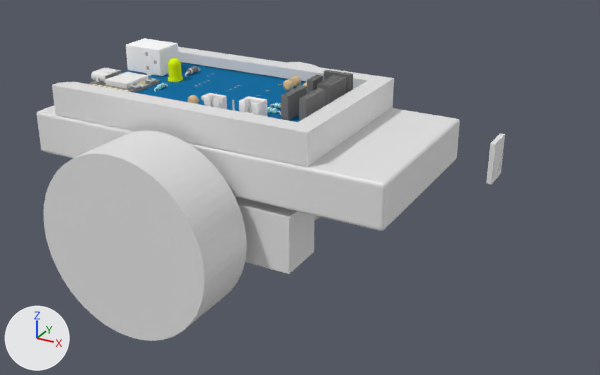
The Blender file 3D-parts/rover.blend as it was, and as the next commit left it.
Before and after are seen from a 50 mm camera at (166.1, -242.9, 126.8) aimed at (32.5, -0.1, 5.4). Arrows for +X, +Y and +Z are at lower left; the lights stay in place. The first picture is the older version.

The older version as bpy lines, for what is in view:
```python
ob_cube = bpy.data.objects.new('Cube', me_cube_001)
ob_cube.location = (9.8, 0.0, 21.4)
ob_cube_003 = bpy.data.objects.new('Cube.003', me_cube_002)
ob_cube_003.location = (2.0, 0.0, 31.4)
ob_cube_003.scale = (105.0, 67.0, 3.69)
ob_cube_004 = bpy.data.objects.new('Cube.004', me_cube)
ob_cube_004.location = (0.0, 0.0, 12.4)
ob_cube_004.scale = (-24.0, 33.3, 1.0)
ob_cylinder_002 = bpy.data.objects.new('Cylinder.002', me_cylinder_007)
ob_cylinder_002.location = (0.0, -46.3, 0.0)
ob_cylinder_002.rotation_euler = (1.571, 0.0, 0.0)  # degrees (90, 0, 0)
ob_cylinder_002.scale = (9.4, 9.4, 24.0)
ob_pcb = bpy.data.objects.new('PCB', me_3d_pcb1_2026_09_22)
ob_pcb.location = (0.0, 0.0, 26.1)
ob_tof = bpy.data.objects.new('ToF', me_cube_008)
ob_tof.location = (102.7, 0.0, 30.0)
ob_tof.scale = (1.56, 10.5, 13.5)
# also in view: 'Cube.001' at (14.0, -28.2, 0.0)
```
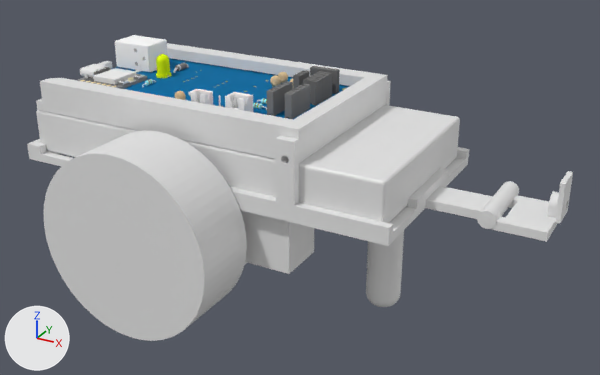
Location of each change, [x1, y1, x2, y2] in pixels of the pictures (600 x 375 px):
'Cube', moved: before [37, 105, 460, 231]; after [36, 105, 460, 223]
'Cube.003', reshaped, moved: before [52, 47, 394, 167]; after [40, 43, 388, 163]
'PCB', moved: before [89, 38, 353, 122]; after [78, 35, 350, 120]
'Cube.004', reshaped, moved, rescaled (not visible before): after [27, 81, 512, 246]
'Cylinder.006', added: after [477, 185, 559, 242]
'Cylinder.004', added: after [366, 231, 404, 307]
'ToF', moved: before [486, 133, 505, 185]; after [555, 171, 573, 224]
'Cylinder.003', added: after [482, 181, 519, 224]
'Cylinder.008', added (mostly hidden): after [36, 61, 113, 111]

What changed in the scene script:
```text
Change me_cube_002:
    used by ob_cube_003; location = (2.0, 0.0, 31.4); scale = (105.0, 67.0, 3.69)
    remove me_cube_002.from_pydata(...)  # 112 vertices, 110 faces; spans x -0.5..0.49, y -0.5..0.5, z -0.5..2.53
    add me_cube_002.from_pydata(...)  # 392 vertices, 248 faces; spans x -0.5..0.52, y -0.51..0.51, z -0.5..2.53
    me_cube_002 part 1: 112 vertices removed from x -0.5..0.49, y -0.5..0.5, z -0.5..2.53; 392 vertices added at x -0.5..0.52, y -0.51..0.51, z -0.5..2.53
Change me_cube:
    used by ob_cube_004; location = (0.0, 0.0, 12.4); scale = (-24.0, 33.3, 1.0)
    remove me_cube.from_pydata(...)  # 8 vertices, 6 faces; spans x -1.0..1.0, y -1.0..1.0, z -1.0..1.0
    add me_cube.from_pydata(...)  # 865 vertices, 621 faces; spans x -1.41..1.05, y -1.1..1.09, z -1.19..26.03
    me_cube part 2: 8 vertices removed from x -1.0..1.0, y -1.0..1.0, z -1.0..1.0; 865 vertices added at x -1.41..1.05, y -1.1..1.09, z -1.19..26.03
Add me_cylinder_001:
    me_cylinder_001.from_pydata(...)  # 148 vertices, 86 faces; spans x -7.6..1.7, y -1.7..67.5, z -1.8..1.0
Add me_cylinder_005:
    me_cylinder_005.from_pydata(...)  # 1264 vertices, 929 faces; spans x -0.5..3.16, y -0.5..1.16, z -4.18..0.5
Add me_cylinder_003:
    me_cylinder_003.from_pydata(...)  # 896 vertices, 804 faces; spans x -6.2..6.2, y -6.2..6.2, z -22.1..22.1
Add me_cylinder_002:
    me_cylinder_002.from_pydata(...)  # 320 vertices, 258 faces; spans x -1.0..1.0, y -1.0..1.0, z -0.5..0.34
Change ob_pcb:
    ob_pcb.location: (0.0, 0.0, 26.1) -> (-5.5, 0.0, 26.9)
Change ob_tof:
    ob_tof.location: (102.7, 0.0, 30.0) -> (124.6, 1.2, 21.1)
Change ob_cube:
    ob_cube.location: (9.8, 0.0, 21.4) -> (9.8, 0.0, 22.2)
Change ob_cube_003:
    ob_cube_003.location: (2.0, 0.0, 31.4) -> (-3.4, 0.0, 32.1)
Change ob_cube_004:
    ob_cube_004.location: (0.0, 0.0, 12.4) -> (10.0, 0.0, 12.4)
    ob_cube_004.scale: (-24.0, 33.3, 1.0) -> (-69.4, 33.8, 1.0)
Add ob_cylinder_008:
    ob_cylinder_008 = bpy.data.objects.new('Cylinder.008', me_cylinder_001)
    ob_cylinder_008.location = (-52.2, -32.2, 32.0)
    ob_cylinder_008.rotation_euler = (0.0, 1.571, 0.0)  # degrees (0, 90, 0)
    ob_cylinder_008.scale = (0.98, 0.98, 3.76)
Add ob_cylinder_006:
    ob_cylinder_006 = bpy.data.objects.new('Cylinder.006', me_cylinder_005)
    ob_cylinder_006.location = (104.7, -9.1, 14.1)
    ob_cylinder_006.rotation_euler = (1.571, 0.0, 0.0)  # degrees (90, 0, 0)
    ob_cylinder_006.scale = (5.96, 5.96, 4.97)
Add ob_cylinder_004:
    ob_cylinder_004 = bpy.data.objects.new('Cylinder.004', me_cylinder_003)
    ob_cylinder_004.location = (66.8, 0.0, -11.3)
Add ob_cylinder_003:
    ob_cylinder_003 = bpy.data.objects.new('Cylinder.003', me_cylinder_002)
    ob_cylinder_003.location = (104.7, -1.0, 14.1)
    ob_cylinder_003.rotation_euler = (1.571, 0.0, 0.0)  # degrees (90, 0, 0)
    ob_cylinder_003.scale = (2.99, 2.99, 31.4)
```
